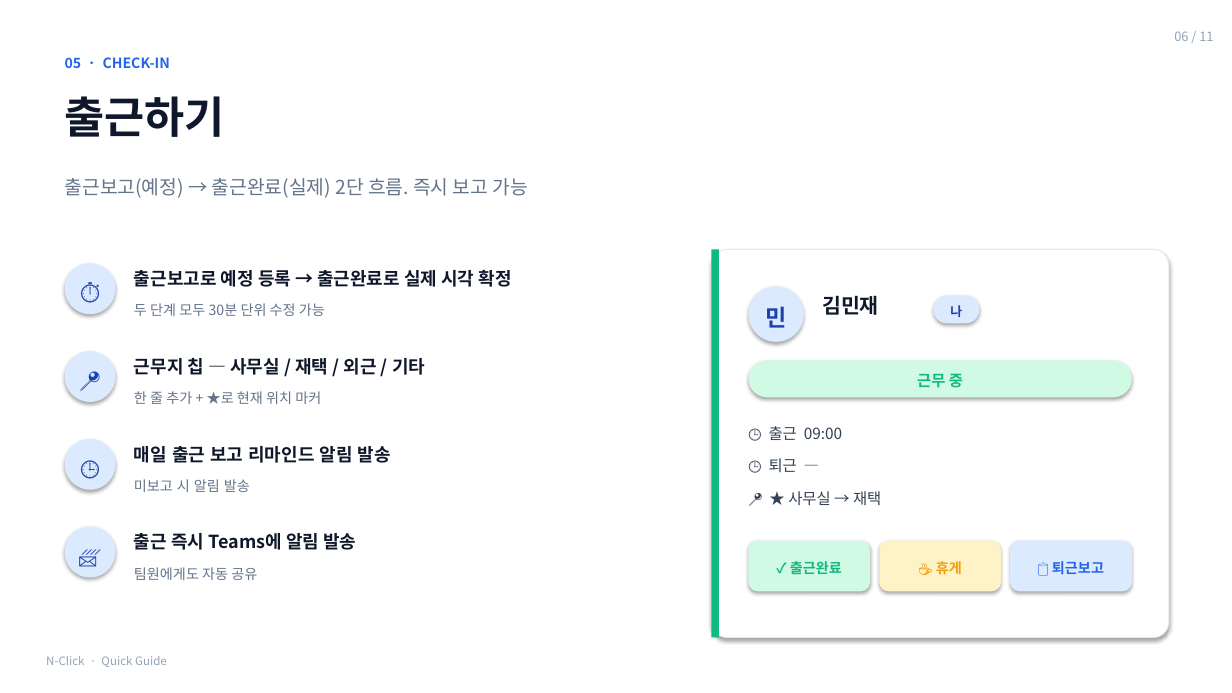
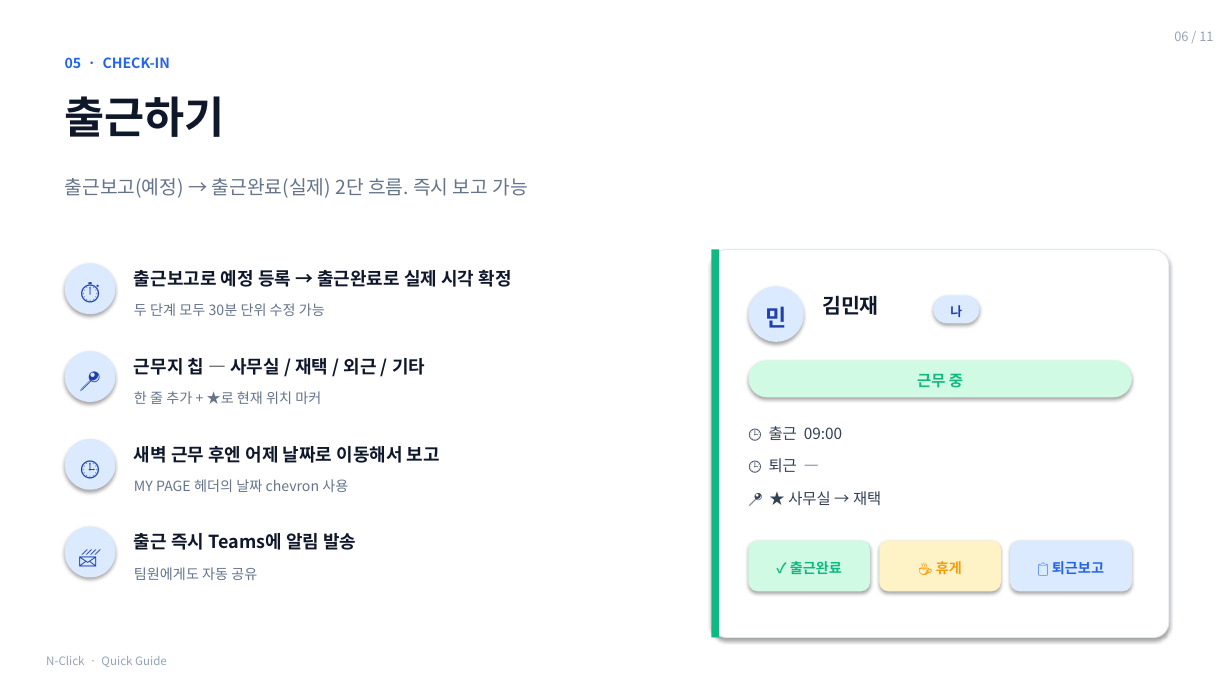
Before and after one commit to CodingJam1203/ewassistant, a slide deck: slide 6 of N-Click_가이드.pptx. Drawn at 1232x693 pixels with LibreOffice and Linux fonts; fonts in the diff are those of the drawing. Boxes give left, top, right and bottom in pixels: in the first picture for what was removed or moved away, otherwise in the second. Text is boxed around its words. In the diff, an @@ line names an element or a change of style, - is before the commit and + after.

```diff
--- a/N-Click_가이드.pptx
+++ b/N-Click_가이드.pptx
@@ text at box(134, 446, 440, 463): text changed @@
-매일 출근 보고 리마인드 알림 발송
+새벽 근무 후엔 어제 날짜로 이동해서 보고
@@ text at box(134, 479, 348, 492): text changed @@
-미보고 시 알림 발송
+MY PAGE 헤더의 날짜 chevron 사용
```
Also in this commit, not shown: 3 other slides changed, 10 other files.
